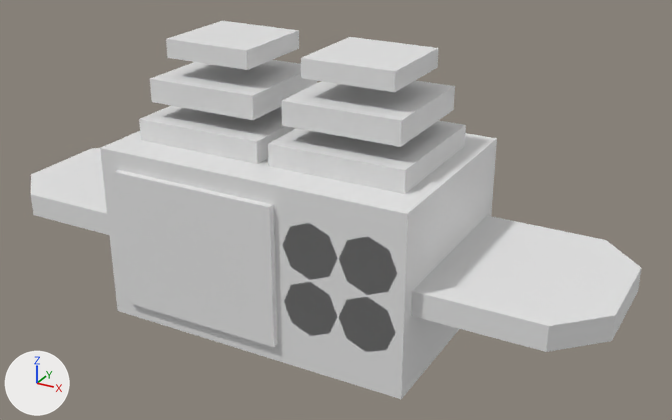
The Blender file Assets/Pepsi/pepsi.blend: old version first, new version second.
Rendered twice from a 50 mm lens placed at (4.22, -7.01, 3.76), pointed at (0.34, 0.05, 0.23). Every picture has the same lights, and +X, +Y and +Z are marked at lower left. The picture after the commit comes second.
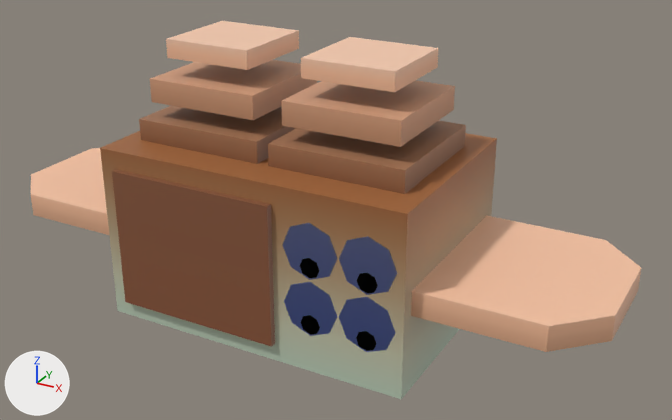
The change, as a diff of the scene's bpy script:
```diff
--- a/Assets/Pepsi/pepsi.blend.py
+++ b/Assets/Pepsi/pepsi.blend.py
@@ me_cube_018 @@
 me_cube_018.from_pydata(...)  # 12 vertices, 8 faces; spans x -3.09..-1.36, y -0.86..0.86, z -0.11..0.11
+# me_cube_018 part 1: texture (UV) coordinates of 8 of 8 faces, centred in x -3.09..-1.36, y -0.86..0.86, z -0.11..0.11, changed; they spanned u 0.12..0.88, v 0.0..0.94 and now span u 0.82..0.82, v 0.02..0.06
+me_cube_018.materials.append(mat_material)  # picture img_texture_png
@@ me_cube_023 @@
 me_cube_023.from_pydata(...)  # 8 vertices, 6 faces; spans x -1.35..0.32, y -1.0..-0.75, z -0.68..0.68
+# me_cube_023 part 2: texture (UV) coordinates of 6 of 6 faces, centred in x -1.35..0.32, y -1.0..-0.75, z -0.68..0.68, changed; they spanned u 0.39..0.61, v 0.84..0.99 and now span u 0.9..0.9, v 0.19..0.33
+me_cube_023.materials.append(mat_material)  # picture img_texture_png
@@ me_cylinder_008 @@
 me_cylinder_008.from_pydata(...)  # 16 vertices, 10 faces; spans x 0.401..0.93, y -1.001, z 0.059..0.588
+me_cylinder_008.materials.append(mat_material)  # picture img_texture_png
@@ me_cylinder_009 @@
 me_cylinder_009.from_pydata(...)  # 16 vertices, 10 faces; spans x 0.944..1.472, y -1.001, z 0.059..0.588
+me_cylinder_009.materials.append(mat_material)  # picture img_texture_png
@@ me_cylinder_010 @@
 me_cylinder_010.from_pydata(...)  # 16 vertices, 10 faces; spans x 0.401..0.93, y -1.001, z -0.488..0.041
+me_cylinder_010.materials.append(mat_material)  # picture img_texture_png
@@ me_cylinder_011 @@
 me_cylinder_011.from_pydata(...)  # 16 vertices, 10 faces; spans x 0.944..1.472, y -1.001, z -0.488..0.041
+me_cylinder_011.materials.append(mat_material)  # picture img_texture_png
@@ me_cylinder_012 @@
 me_cylinder_012.from_pydata(...)  # 16 vertices, 10 faces; spans x 0.569..0.762, y -1.005, z 0.072..0.265
+me_cylinder_012.materials.append(mat_material)  # picture img_texture_png
@@ me_cylinder_013 @@
 me_cylinder_013.from_pydata(...)  # 16 vertices, 10 faces; spans x 1.112..1.304, y -1.005, z 0.072..0.265
+me_cylinder_013.materials.append(mat_material)  # picture img_texture_png
@@ me_cylinder_014 @@
 me_cylinder_014.from_pydata(...)  # 16 vertices, 10 faces; spans x 0.569..0.762, y -1.005, z -0.475..-0.282
+# me_cylinder_014 part 3: texture (UV) coordinates of 10 of 10 faces, centred in x 0.584..0.748, y -1.005, z -0.461..-0.296, changed; they spanned u 0.0..1.0, v 0.01..1.0 and now span u 0.1..0.1, v 0.11..0.11
+me_cylinder_014.materials.append(mat_material)  # picture img_texture_png
@@ me_cylinder_015 @@
 me_cylinder_015.from_pydata(...)  # 16 vertices, 10 faces; spans x 1.112..1.304, y -1.005, z -0.475..-0.282
+# me_cylinder_015 part 4: texture (UV) coordinates of 10 of 10 faces, centred in x 1.126..1.29, y -1.005, z -0.461..-0.296, changed; they spanned u 0.0..1.0, v 0.01..1.0 and now span u 0.1..0.1, v 0.11..0.11
+me_cylinder_015.materials.append(mat_material)  # picture img_texture_png
@@ me_cube_033 @@
 me_cube_033.from_pydata(...)  # 24 vertices, 18 faces; spans x -1.358..-0.057, y -0.65..0.65, z 0.802..1.79
+# me_cube_033 part 5: texture (UV) coordinates of 18 of 18 faces, centred in x -1.358..-0.057, y -0.65..0.65, z 0.802..1.79, changed; they spanned u 0.12..0.88, v 0.0..1.0 and now span u 0.82..0.82, v 0.01..0.16
+me_cube_033.materials.append(mat_material)  # picture img_texture_png
@@ me_cube_049 @@
 me_cube_049.from_pydata(...)  # 8 vertices, 6 faces; spans x -1.0..1.0, y -1.0..1.0, z -1.0..1.0
 # used by ob_cube_040; location = (0.0, 0.0, 0.0); scale = (1.54, 1.0, 0.853)
+# me_cube_049 part 6: texture (UV) coordinates of 6 of 6 faces, centred in x -1.0..1.0, y -1.0..1.0, z -1.0..1.0, changed; they spanned u 0.12..0.88, v 0.0..1.0 and now span u 0.93..0.93, v 0.36..0.49
+me_cube_049.materials.append(mat_material)  # picture img_texture_png
@@ ob_cube_038 @@
 ob_cube_038 = bpy.data.objects.new('Cube.038', me_cube_023)
-ob_cube_038.location = (0.0, -0.062, 0.0)
+ob_cube_038.location = (-0.025, -0.062, 0.0)
```

Where the change shows, as pixel boxes (x1, y1, x2, y2) in the pictures (672 x 420 px):
'Cube.039', recoloured, surface changed (white to brown): (139, 21, 466, 194) in both
'Cube.040', recoloured, surface changed (darker): (100, 131, 497, 399) in both
'Cube.037', recoloured, surface changed (white to beige): (31, 148, 641, 352) in both
'Cube.038', recoloured, surface changed, moved (white to brown): before (114, 170, 278, 347); after (112, 169, 275, 347)
'Cylinder.008', recoloured: (339, 236, 397, 295) in both
'Cylinder.010', recoloured: (339, 297, 395, 352) in both
'Cylinder.007', recoloured: (283, 223, 337, 280) in both
'Cylinder.009', recoloured: (284, 282, 337, 336) in both
'Cylinder.012', recoloured (white to black): (357, 273, 378, 293) in both
'Cylinder.014', recoloured, surface changed (white to black): (356, 331, 376, 351) in both
'Cylinder.011', recoloured (white to black): (300, 258, 319, 278) in both
'Cylinder.013', recoloured, surface changed (white to black): (301, 315, 320, 335) in both
